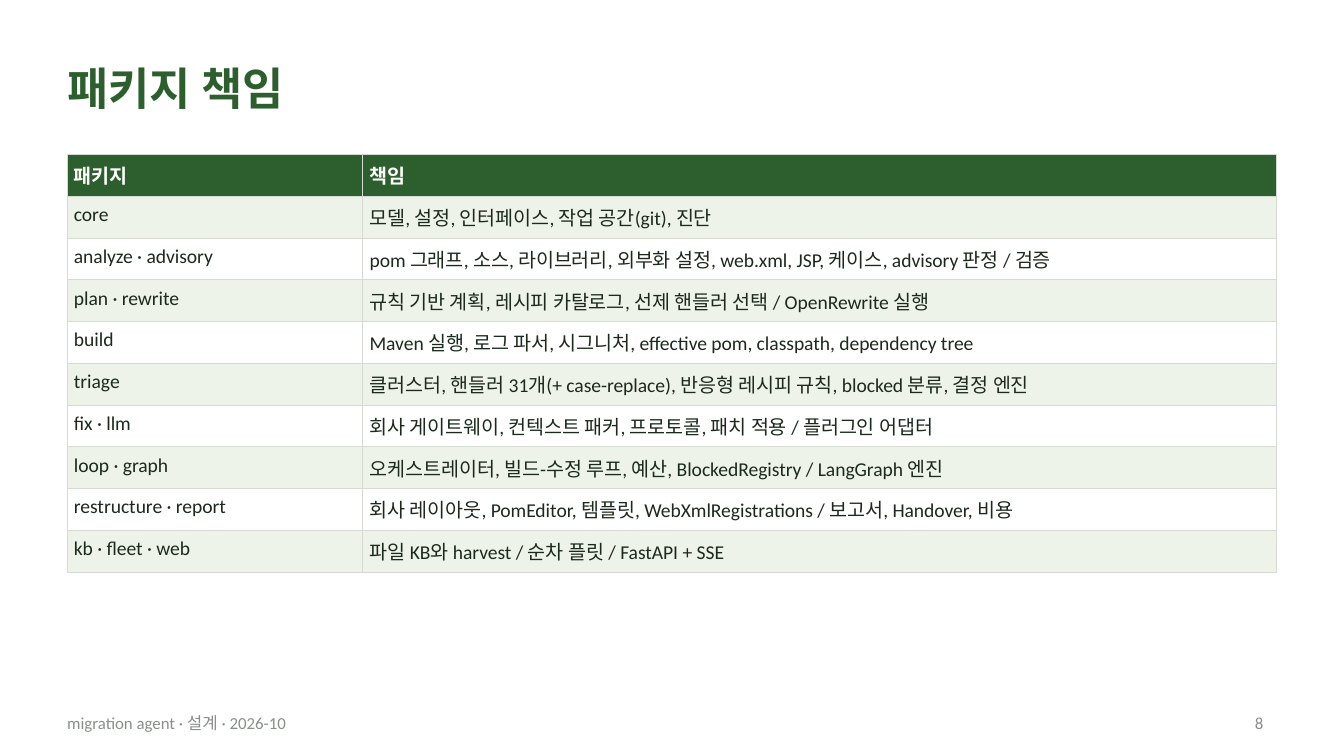
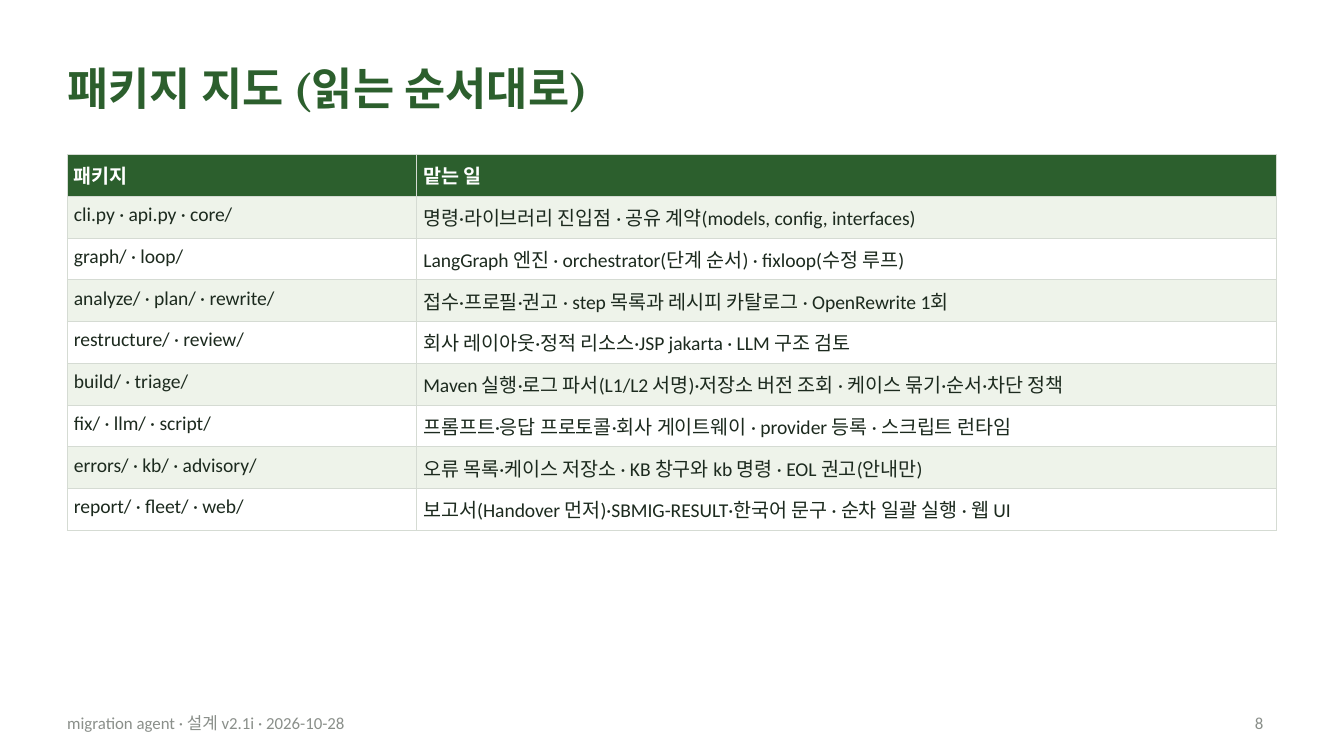
Before and after one commit to acandiatale/tutu, a slide deck: slide 8 of docs/migration-agent/migration-agent.pptx. Drawn at 1344x756 pixels with LibreOffice and Linux fonts; fonts in the diff are those of the drawing. Boxes give left, top, right and bottom in pixels: in the first picture for what was removed or moved away, otherwise in the second. Text is boxed around its words. In the diff, an @@ line names an element or a change of style, - is before the commit and + after.

```diff
--- a/docs/migration-agent/migration-agent.pptx
+++ b/docs/migration-agent/migration-agent.pptx
@@ title at bbox=[67, 67, 587, 112]: text changed @@
-패키지 책임
+패키지 지도 (읽는 순서대로)
@@ table at bbox=[67, 155, 1277, 524] @@
-row 1: 패키지 | 책임
-row 2: core | 모델, 설정, 인터페이스, 작업 공간(git), 진단
-row 3: analyze · advisory | pom 그래프, 소스, 라이브러리, 외부화 설정, web.xml, JSP, 케이스, advisory 판정 / 검증
-row 4: plan · rewrite | 규칙 기반 계획, 레시피 카탈로그, 선제 핸들러 선택 / OpenRewrite 실행
-row 5: build | Maven 실행, 로그 파서, 시그니처, effective pom, classpath, dependency tree
-row 6: triage | 클러스터, 핸들러 31개(+ case-replace), 반응형 레시피 규칙, blocked 분류, 결정 엔진
-row 7: fix · llm | 회사 게이트웨이, 컨텍스트 패커, 프로토콜, 패치 적용 / 플러그인 어댑터
-row 8: loop · graph | 오케스트레이터, 빌드-수정 루프, 예산, BlockedRegistry / LangGraph 엔진
-row 9: restructure · report | 회사 레이아웃, PomEditor, 템플릿, WebXmlRegistrations / 보고서, Handover, 비용
-row 10: kb · fleet · web | 파일 KB와 harvest / 순차 플릿 / FastAPI + SSE
+row 1: 패키지 | 맡는 일
+row 2: cli.py · api.py · core/ | 명령·라이브러리 진입점 · 공유 계약(models, config, interfaces)
+row 3: graph/ · loop/ | LangGraph 엔진 · orchestrator(단계 순서) · fixloop(수정 루프)
+row 4: analyze/ · plan/ · rewrite/ | 접수·프로필·권고 · step 목록과 레시피 카탈로그 · OpenRewrite 1회
+row 5: restructure/ · review/ | 회사 레이아웃·정적 리소스·JSP jakarta · LLM 구조 검토
+row 6: build/ · triage/ | Maven 실행·로그 파서(L1/L2 서명)·저장소 버전 조회 · 케이스 묶기·순서·차단 정책
+row 7: fix/ · llm/ · script/ | 프롬프트·응답 프로토콜·회사 게이트웨이 · provider 등록 · 스크립트 런타임
+row 8: errors/ · kb/ · advisory/ | 오류 목록·케이스 저장소 · KB 창구와 kb 명령 · EOL 권고(안내만)
+row 9: report/ · fleet/ · web/ | 보고서(Handover 먼저)·SBMIG-RESULT·한국어 문구 · 순차 일괄 실행 · 웹 UI
@@ text at bbox=[67, 715, 344, 732]: text changed @@
-migration agent · 설계 · 2026-10
+migration agent · 설계 v2.1i · 2026-10-28
```
Also in this commit, not shown: 9 other slides changed, 27 slides added, 35 slides removed, 31 other files.
